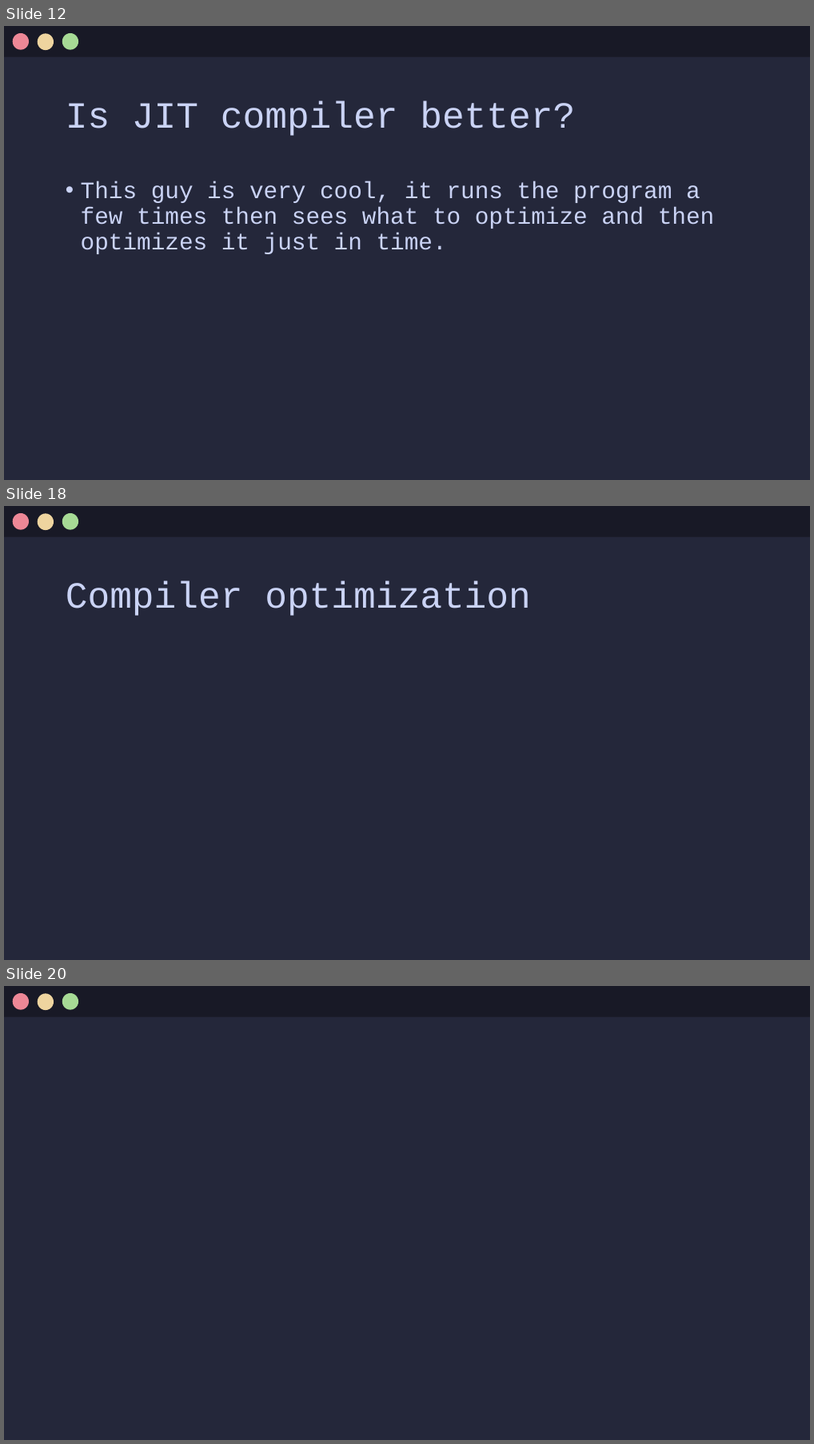
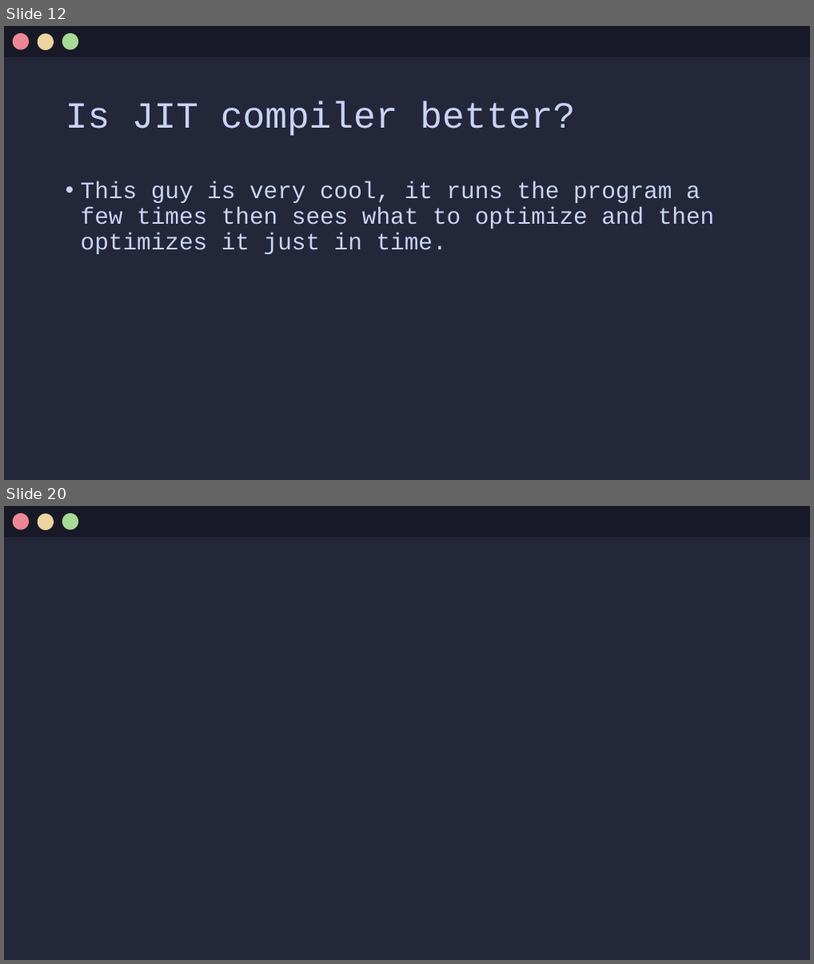
Before and after one commit to Jx-ls/custom-compiler, a slide deck: Compilers.odp. Shown one above the other, each under a label of ours: slides 12, 18 and 20 before the commit, slides 12 and 20 after it; the slides between them are not shown. The pictures are 814x1444 and 814x964 pixels, drawn with LibreOffice and Linux fonts; fonts in the diff are those of the drawing. Boxes give left, top, right and bottom in pixels: in the first picture for what was removed or moved away, otherwise in the second. Text is boxed around its words. In the diff, an @@ line names an element or a change of style, - is before the commit and + after.

Commit message:
added a deeper look at compiler front end

```diff
--- a/Compilers.odp
+++ b/Compilers.odp
@@ slide 18 removed at [4, 506, 810, 960], background #24273A @@
@@ rectangle removed at [4, 506, 810, 537] @@
@@ ellipse removed at [13, 513, 29, 529] @@
@@ ellipse removed at [38, 513, 54, 529] @@
@@ ellipse removed at [62, 513, 78, 529] @@
@@ title removed at [66, 581, 531, 616] @@
-Compiler optimization
```
Also in this commit, not shown: 3 slides changed, 6 slides added, 8 other slides removed.
